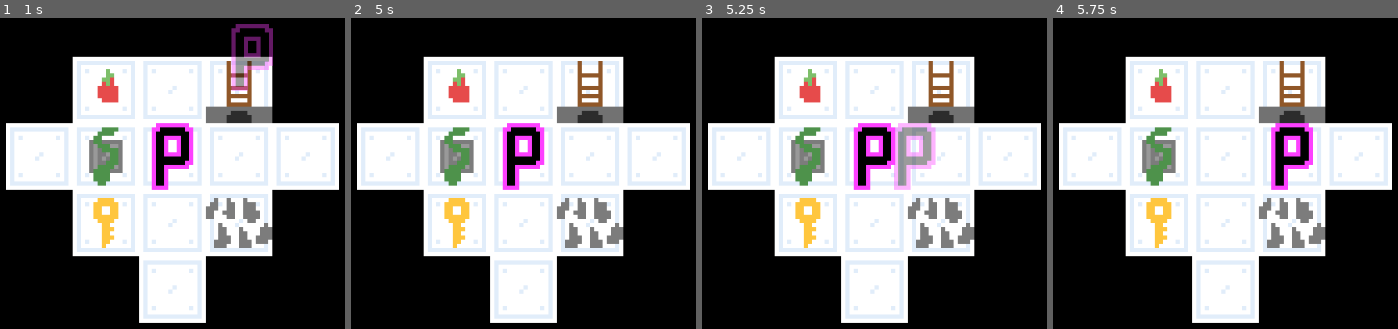
Above: before the commit, frames 1-4 (left to right).
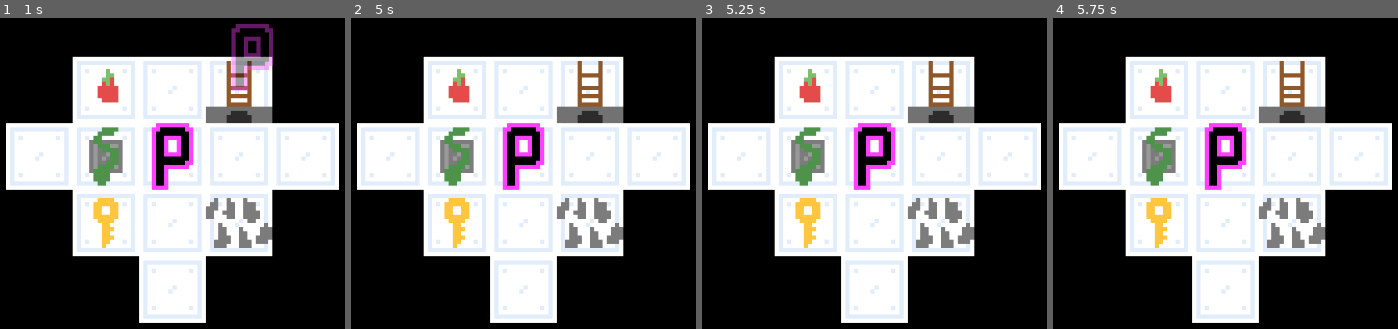
Above: after the commit, the same moments.

Repository: SleepyStudios/Depthe
Game: Godot game, scene res://demo.tscn
The game is run twice, just before and just after one commit, with the same random seed, the same clock (stepped at 60 frames per second) and the same inputs.
Inputs (mouse positions are in pixels of both pictures, inside the frame that each line leads up to):
- Up to frame 1 (1 s): tap Enter at 0.5 s; drag from (172, 157) to (251, 58) at 0.52 s
- Up to frame 2 (5 s): drag from (364, 179) to (482, 245) at 1.27 s; tap Space at 2, 3.5 s; move the mouse to (602, 58) at 2.02 s; click (602, 58) at 2.17 s; tap Enter at 2.75, 4.25 s; drag from (482, 245) to (outside the picture) at 2.77 s; move the mouse to (outside the picture) at 3.52 s; click (outside the picture) at 3.67 s; drag from (outside the picture) to (523, 157) at 4.27 s
- Up to frame 3 (5.25 s): tap Space at 5 s; move the mouse to (915, 157) at 5.02 s; click (915, 157) at 5.17 s
- Up to frame 4 (5.75 s): no input

Frames 1-2 are identical in both runs. In frame 3, 2.0% of the frame differs, in the area x 55-68%, y 33-56%; in frame 4, 4.1%, in the area x 43-76%, y 33-56%.

Commit message:
custom scenes for tiles + custom data in map objects

Diff:
--- a/demo.tscn
+++ b/demo.tscn
@@ -1,13 +1,17 @@
 [gd_scene load_steps=8 format=3 uid="uid://6hd5rumgxi83"]
 
 [ext_resource type="Texture2D" uid="uid://b7j77fmrnnvn2" path="res://tilemap.png" id="1_ynq4d"]
+[ext_resource type="Script" path="res://scripts/level.gd" id="2_bjpbi"]
 [ext_resource type="Texture2D" uid="uid://d1dh54pg55tep" path="res://player.png" id="2_egmvh"]
-[ext_resource type="Script" path="res://level.gd" id="2_s48c7"]
-[ext_resource type="Script" path="res://player.gd" id="4_u2xmk"]
+[ext_resource type="Script" path="res://scripts/player.gd" id="3_yw1o7"]
 
 [sub_resource type="TileSetAtlasSource" id="TileSetAtlasSource_p3fh4"]
 texture = ExtResource("1_ynq4d")
 0:0/0 = 0
+0:0/0/custom_data_1 = "key"
+0:0/0/custom_data_2 = {
+"bleh": "blah"
+}
 1:0/0 = 0
 2:0/0 = 0
 2:0/0/custom_data_0 = true
@@ -22,11 +26,20 @@
 [sub_resource type="TileSet" id="TileSet_b3dre"]
 custom_data_layer_0/name = "blocked"
 custom_data_layer_0/type = 1
+custom_data_layer_1/name = "scene"
+custom_data_layer_1/type = 4
+custom_data_layer_2/name = "map_object_data"
+custom_data_layer_2/type = 27
 sources/0 = SubResource("TileSetAtlasSource_p3fh4")
 
 [sub_resource type="RectangleShape2D" id="RectangleShape2D_xw7ka"]
+size = Vector2(16, 16)
 
 [node name="Node2D" type="Node2D"]
+
+[node name="Camera2D" type="Camera2D" parent="."]
+position = Vector2(72, 72)
+zoom = Vector2(6, 6)
 
 [node name="TileMap" type="TileMap" parent="." node_paths=PackedStringArray("player")]
 tile_set = SubResource("TileSet_b3dre")
@@ -47,16 +60,12 @@
 layer_2/y_sort_origin = 0
 layer_2/z_index = 0
 layer_2/tile_data = PackedInt32Array(262147, 0, 1, 393219, 262144, 1, 458755, 262144, 1, 458756, 262144, 1, 458757, 262 …(1440 unchanged characters)…
-script = ExtResource("2_s48c7")
+script = ExtResource("2_bjpbi")
 player = NodePath("../Player")
-
-[node name="Camera2D" type="Camera2D" parent="."]
-position = Vector2(72, 72)
-zoom = Vector2(6, 6)
 
 [node name="Player" type="Area2D" parent="."]
 position = Vector2(72, 72)
-script = ExtResource("4_u2xmk")
+script = ExtResource("3_yw1o7")
 
 [node name="CollisionShape2D" type="CollisionShape2D" parent="Player"]
 shape = SubResource("RectangleShape2D_xw7ka")
@@ -70,4 +79,5 @@
 position = Vector2(2.08165e-12, 2.08165e-12)
 texture = ExtResource("2_egmvh")
 
+[connection signal="area_entered" from="Player" to="Player" method="_on_area_entered"]
 [connection signal="input_event" from="Player" to="Player" method="_on_input_event"]
--- /dev/null
+++ b/map_objects/key.tscn
@@ -0,0 +1,19 @@
+[gd_scene load_steps=4 format=3 uid="uid://dqvk4did81vrc"]
+
+[ext_resource type="Script" path="res://scripts/map_object.gd" id="1_cqarq"]
+[ext_resource type="Texture2D" uid="uid://bkfre7acurhmn" path="res://sprites/key.png" id="1_pm3mj"]
+
+[sub_resource type="RectangleShape2D" id="RectangleShape2D_rec3o"]
+size = Vector2(12, 12)
+
+[node name="Key" type="Node2D"]
+script = ExtResource("1_cqarq")
+
+[node name="Sprite" type="Sprite2D" parent="."]
+position = Vector2(2.08165e-12, 2.08165e-12)
+texture = ExtResource("1_pm3mj")
+
+[node name="Area2D" type="Area2D" parent="." groups=["pickups"]]
+
+[node name="CollisionShape2D" type="CollisionShape2D" parent="Area2D"]
+shape = SubResource("RectangleShape2D_rec3o")
--- a/level.gd
+++ b/scripts/level.gd
@@ -4,6 +4,21 @@
 
 func _ready():
 	player.drag_ended.connect(_on_player_drag_ended)
+	_replace_tiles_with_scenes()
+
+func _replace_tiles_with_scenes():
+	for layer_id in range(get_layers_count()):
+		for tile_pos in get_used_cells(layer_id):
+			var data = get_cell_tile_data(layer_id, tile_pos)
+			if data and data.get_custom_data("scene"):
+				set_cell(layer_id, tile_pos, -1)
+
+				var scene_name = data.get_custom_data("scene")
+				var scene = load("res://map_objects/%s.tscn" % [scene_name])
+
+				var obj = scene.instantiate()
+				obj.create(map_to_local(tile_pos), scene_name, data.get_custom_data("map_object_data"))
+				get_parent().add_child.call_deferred(obj)
 
 func _is_diagonal(original_pos: Vector2, new_pos: Vector2) -> bool:
 	var dir = original_pos.direction_to(new_pos).abs()
--- /dev/null
+++ b/scripts/map_object.gd
@@ -0,0 +1,11 @@
+class_name MapObject extends Node2D
+
+var data: Dictionary
+
+func create(position: Vector2, scene: String, data: Dictionary):
+	self.position = position
+	_set_data(scene, data)
+
+func _set_data(scene: String, data: Dictionary):
+	self.data = data
+	self.data['type'] = scene
--- a/player.gd
+++ b/scripts/player.gd
@@ -1,6 +1,4 @@
-extends Area2D
-
-class_name Player
+class_name Player extends Area2D
 
 signal drag_ended(original_pos: float, new_pos: float)
 signal moved(new_pos: float)
@@ -32,7 +30,7 @@
 		grabbed = false
 		drag_ended.emit(original_pos, get_global_mouse_position())
 
-func _on_input_event(viewport, event, shape_idx):
+func _on_input_event(_viewport, event, _shape_idx):
 	if event is InputEventMouseButton \
 			and event.button_index == MOUSE_BUTTON_LEFT \
 			and event.is_pressed():
@@ -42,3 +40,7 @@
 func set_new_pos(new_pos: Vector2):
 	lerp_to_pos = new_pos
 	moved.emit(new_pos)
+
+func _on_area_entered(area):
+	if area.is_in_group("pickups"):
+		print((area.get_parent() as MapObject).data)
Binary file added: sprites/key.png
Not shown, added: sprites/key.png.import
